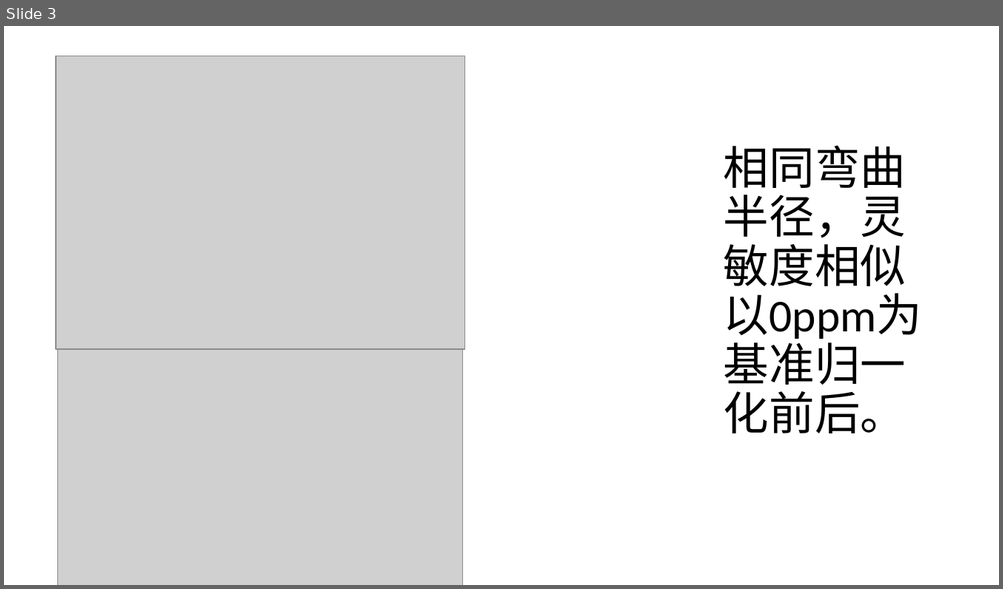
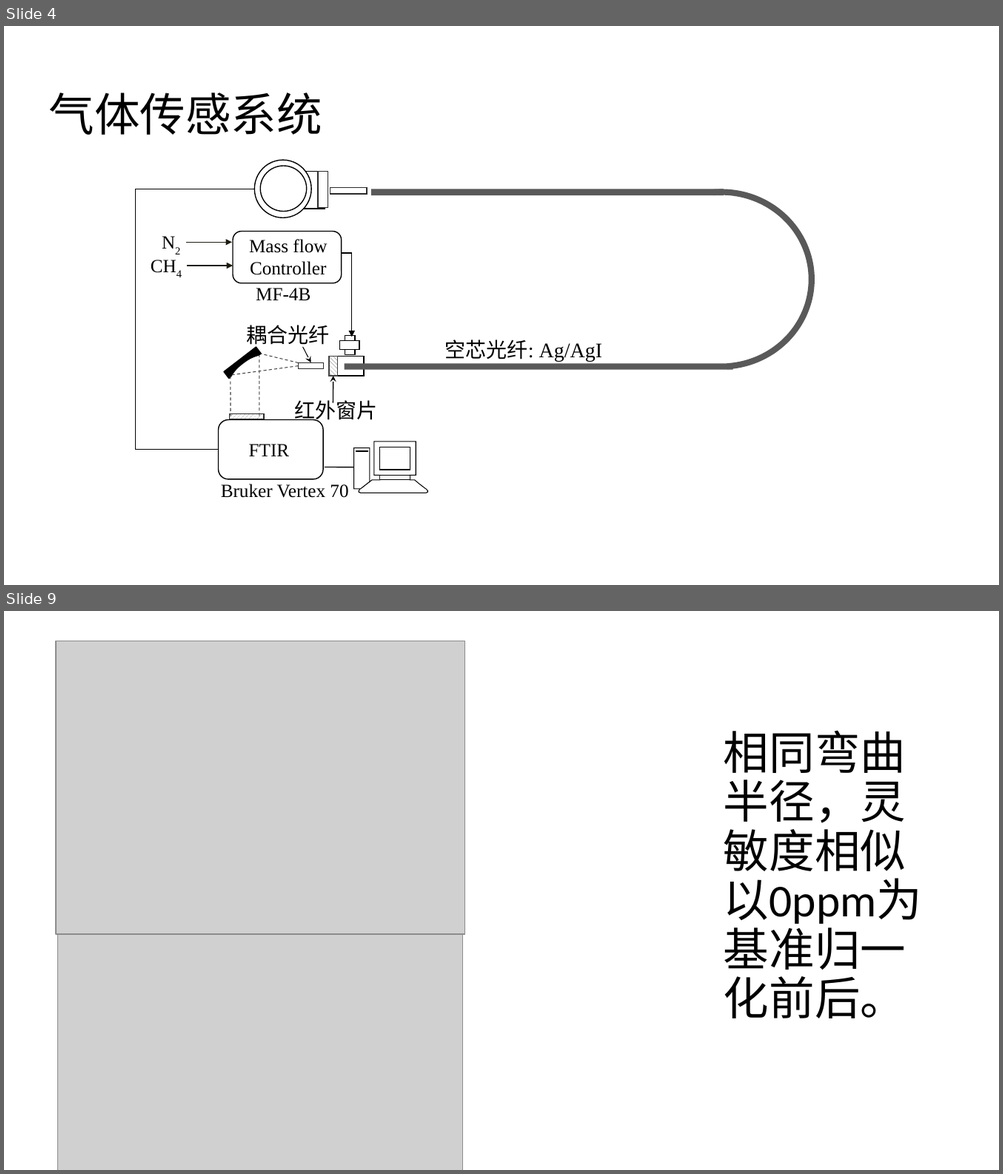
Before and after one commit to alwee021/CV, a slide deck: 毕业论文/论文用图.pptx. Shown one above the other, each under a label of ours: slide 3 before the commit, slides 4 and 9 after it; the slides between them are not shown. The pictures are 1003x589 and 1003x1174 pixels, drawn with LibreOffice and Linux fonts; fonts in the diff are those of the drawing; grey boxes stand for pictures. Boxes give left, top, right and bottom in pixels: in the first picture for what was removed or moved away, otherwise in the second. Text is boxed around its words. In the diff, an @@ line names an element or a change of style, - is before the commit and + after.

```diff
--- a/毕业论文/论文用图.pptx
+++ b/毕业论文/论文用图.pptx
@@ slide 4 added at [4,26,999,585], background #FFFFFF @@
@@ text added at [48,93,322,135], 44 pt, text #000000 @@
+气体传感系统
@@ group added at [135,160,814,498]: 11 rectangles, 9 texts, 5 lines, 3 elbow arrows, 2 rounded rectangles, 2 freeform shapes, 2 arrows, 2 ellipses, 1 arch (boxed as its full ring), 1 elbow line @@
+耦合光纤
+CH4
+红外窗片
+FTIR
+Bruker Vertex 70
+MF-4B
+N2
+Mass flow Controller
+空芯光纤: Ag/AgI
@@ what was slide 3 is now slide 9 @@
```
Also in this commit, not shown: 2 slides changed, 7 other slides added, 2 slides removed, 21 other files.
